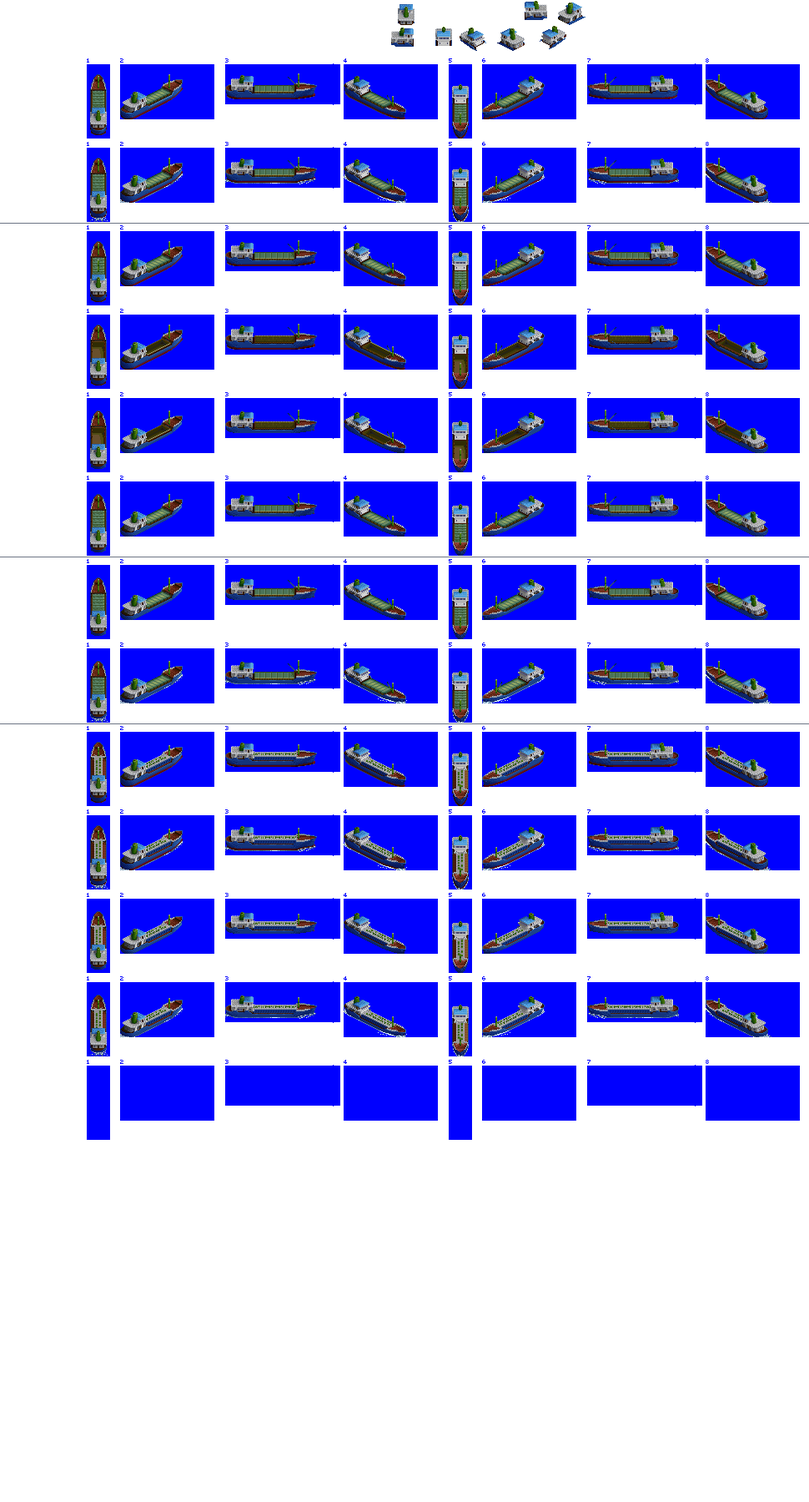
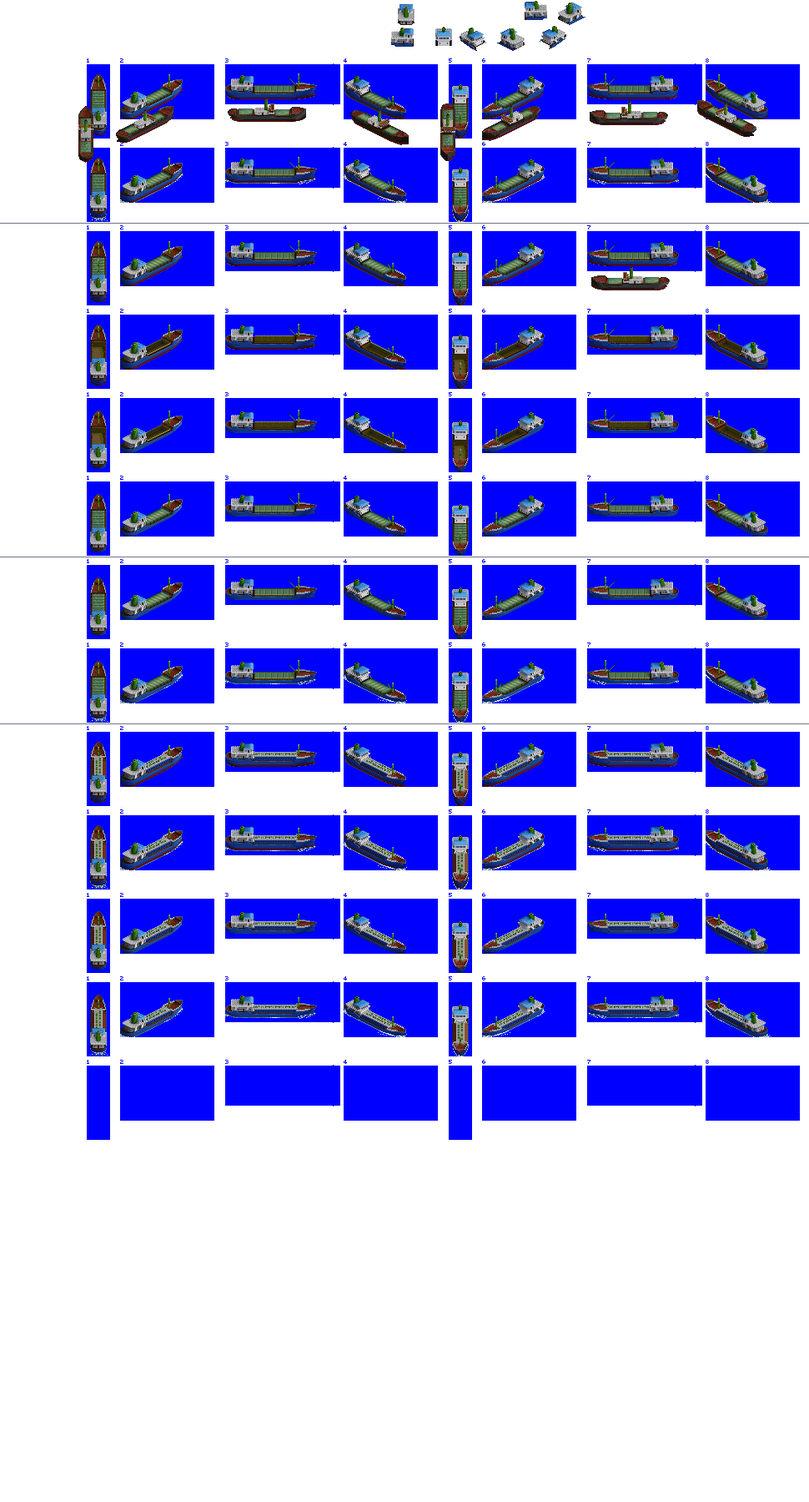
Before/after of a (809, 1502) layered artwork. What changed in the layer stack:
added layer "gen 1 coaster" above "Layer 1" over [78, 97, 757, 291]
